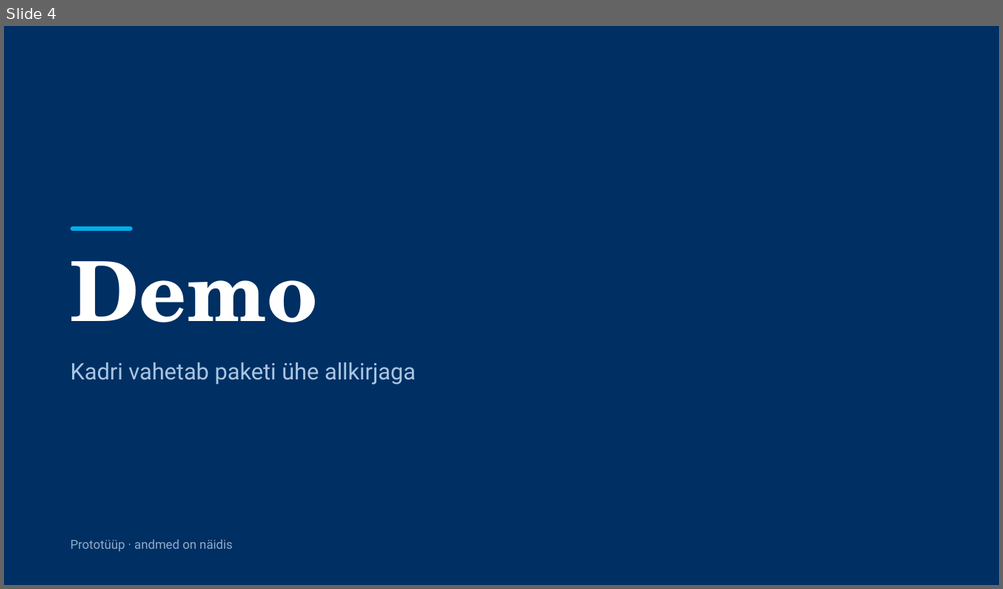
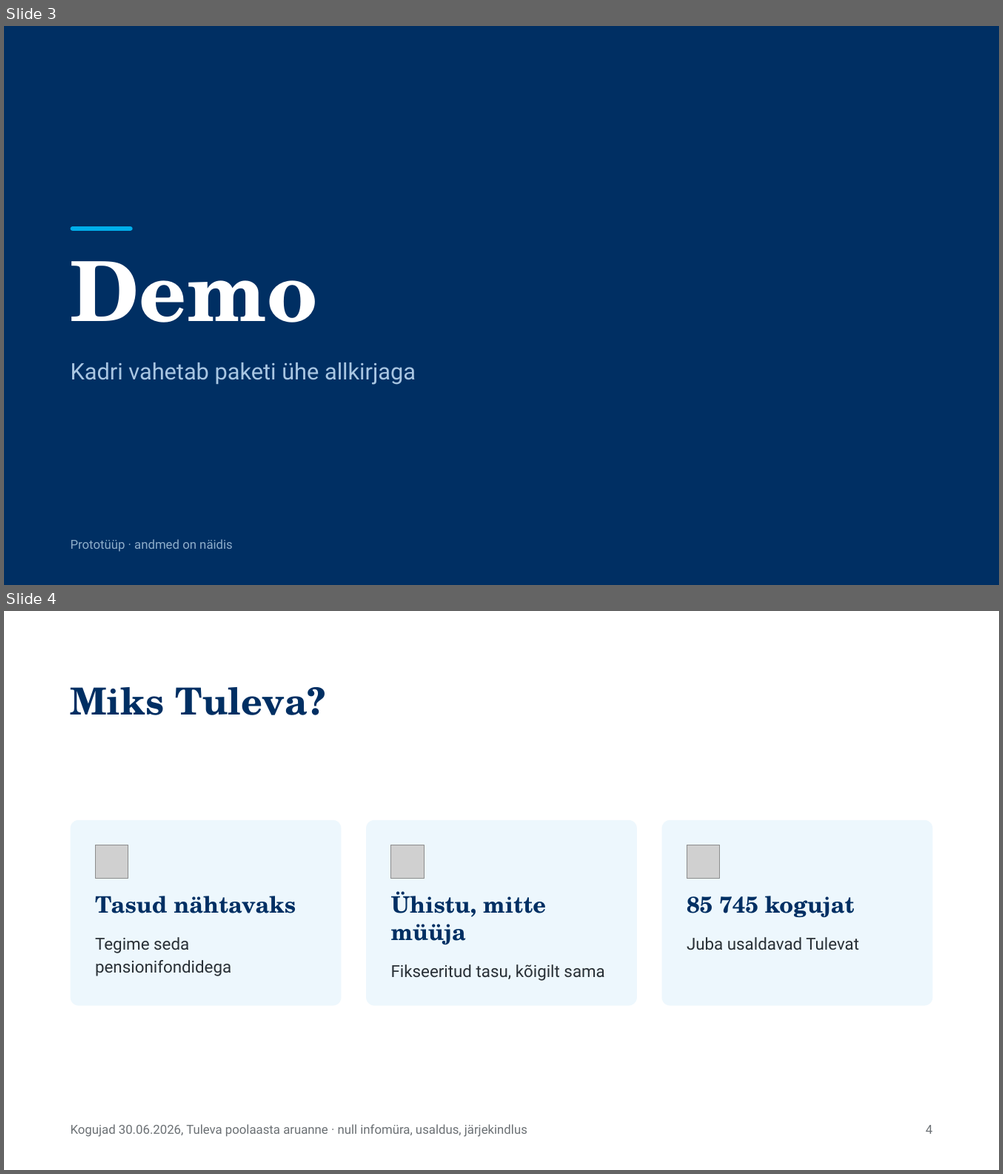
Before and after one commit to ulaurson/tuleva-kogum, a slide deck: esitlus/tuleva-kogum-pitch.pptx. Shown one above the other, each under a label of ours: slide 4 before the commit, slides 3 and 4 after it. The pictures are 1003x589 and 1003x1174 pixels, drawn with LibreOffice and Linux fonts; fonts in the diff are those of the drawing; grey boxes stand for pictures. Boxes give left, top, right and bottom in pixels: in the first picture for what was removed or moved away, otherwise in the second. Text is boxed around its words. In the diff, an @@ line names an element or a change of style, - is before the commit and + after.

```diff
--- a/esitlus/tuleva-kogum-pitch.pptx
+++ b/esitlus/tuleva-kogum-pitch.pptx
@@ slide 4 added at (4, 611, 999, 1170), background #FFFFFF @@
@@ title added at (71, 687, 326, 715), 36 pt, text #002F63, bold @@
+Miks Tuleva?
@@ rounded rectangle added at (71, 820, 341, 1006), fill #EDF7FD @@
@@ rounded rectangle added at (366, 820, 637, 1006), fill #EDF7FD @@
@@ rounded rectangle added at (661, 820, 932, 1006), fill #EDF7FD @@
@@ picture added at (95, 846, 128, 878) @@
@@ picture added at (391, 846, 424, 878) @@
@@ picture added at (687, 846, 720, 878) @@
@@ text added at (95, 896, 296, 914), 22 pt, text #002F63, bold @@
+Tasud nähtavaks
@@ text added at (391, 891, 546, 945), 22 pt, text #002F63, bold @@
+Ühistu, mitte müüja
@@ text added at (686, 896, 854, 918), 22 pt, text #002F63, bold @@
+85 745 kogujat
@@ text added at (95, 937, 231, 977), 16 pt, text #293036 @@
+Tegime seda pensionifondidega
@@ text added at (686, 937, 859, 950), 16 pt, text #293036 @@
+Juba usaldavad Tulevat
@@ text added at (391, 965, 604, 981), 16 pt, text #293036 @@
+Fikseeritud tasu, kõigilt sama
@@ text added at (71, 1125, 527, 1137), 12 pt, text #6B7074 @@
+Kogujad 30.06.2026, Tuleva poolaasta aruanne · null infomüra, usaldus, järjekindlus
@@ text added at (925, 1125, 932, 1134), 12 pt, text #6B7074 @@
+4
@@ what was slide 4 is now slide 3 @@
```
Also in this commit, not shown: 3 slides changed, 7 other slides added, 6 slides removed, 1 other file.
